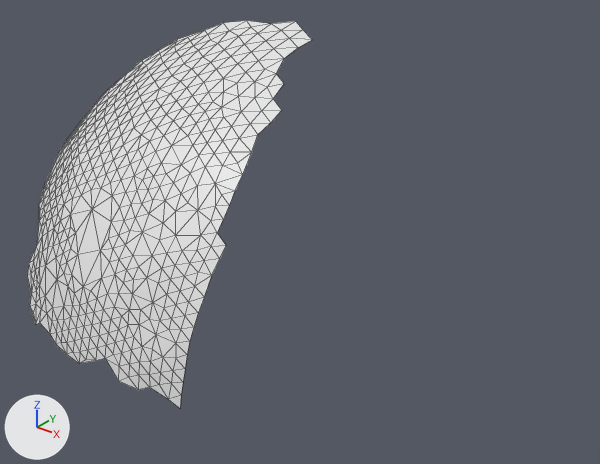
A saved change to the OBJ model res/final/onecam_fullvolume/06/cleanedup/FullVolium.000203.obj.
Rendered twice from a 50 mm camera at (-187.8, -630.1, -29.4) aimed at (-288.3, -504.4, -107.3). Every picture has the same lights, and +X, +Y and +Z are marked at lower left. Mesh edges are drawn as thin lines. Where no turn or scale is listed for an object, it has been applied to the vertices.

Script lines for the objects in view, before the commit:
```python
me_fullvolium_000203 = bpy.data.meshes.new('FullVolium.000203')
me_fullvolium_000203.from_pydata(...)  # 468 vertices, 872 faces; spans x -364.0..-287.6, y -545.2..-481.1, z -131.6..-68.8
ob_fullvolium_000203 = bpy.data.objects.new('FullVolium.000203', me_fullvolium_000203)
ob_fullvolium_000203.location = (0.0, 0.0, 0.0)
```
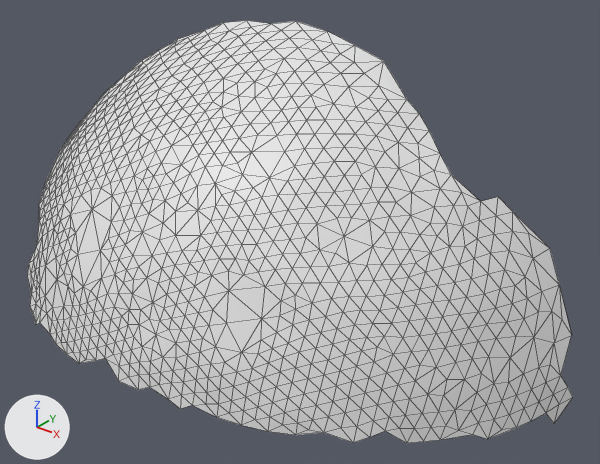
What differs and where, as boxes (x1, y1, x2, y2) in the pictures (600 x 464 px):
'FullVolium.000203', reshaped (91% wider, 9% taller)
    before: (27, 20, 312, 408)
    after: (27, 20, 573, 443)
part 1 of me_fullvolium_000203, added
    after: (180, 21, 573, 443)

Edits to the bpy script that builds the scene:
```text
Change me_fullvolium_000203:
    used by ob_fullvolium_000203; location = (0.0, 0.0, 0.0)
    remove me_fullvolium_000203.from_pydata(...)  # 468 vertices, 872 faces; spans x -364.0..-287.6, y -545.2..-481.1, z -131.6..-68.8
    add me_fullvolium_000203.from_pydata(...)  # 859 vertices, 1646 faces; spans x -364.0..-232.8, y -545.2..-477.8, z -142.6..-68.8
    me_fullvolium_000203 part 1: 391 vertices added at x -299.0..-232.8, y -540.9..-477.8, z -142.6..-69.8
```
